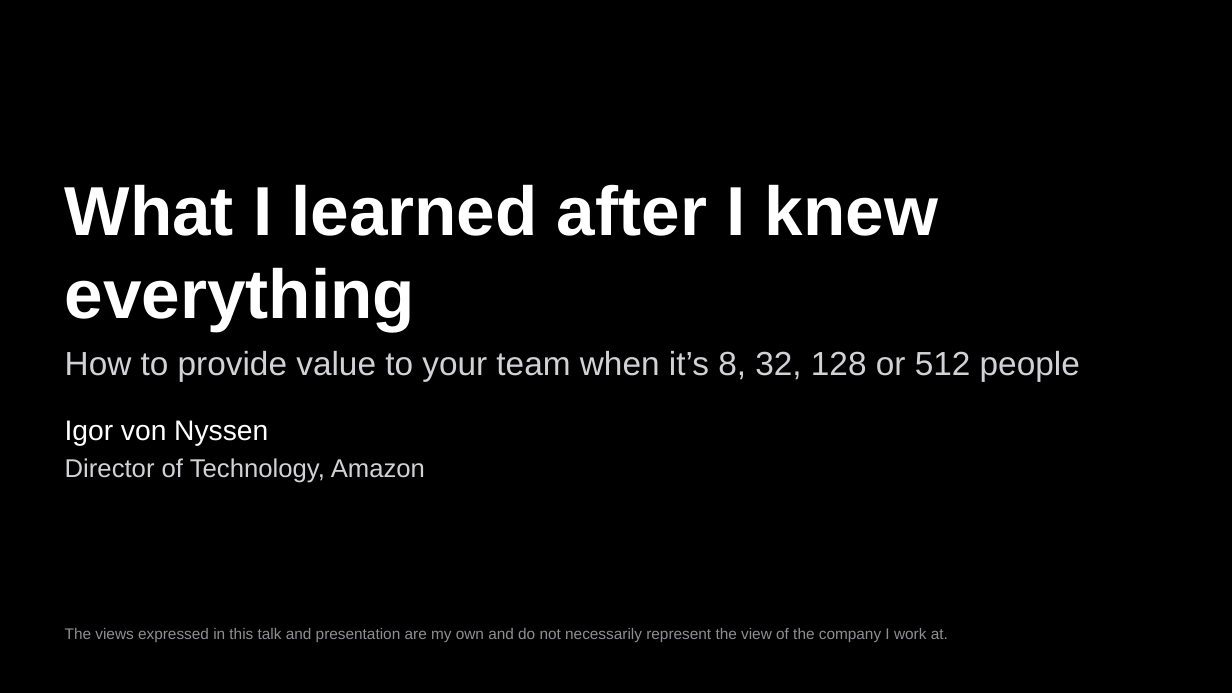
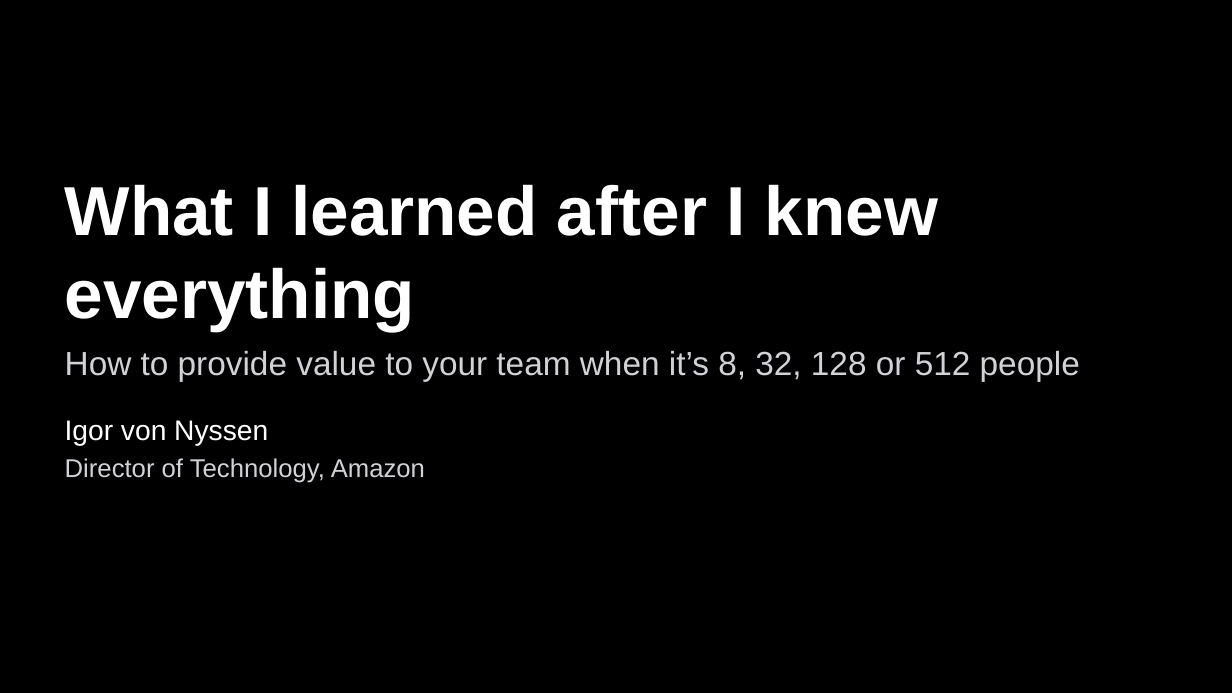
Before and after one commit to ivonnyssen/2026-0111, a slide deck: slide 1 of talk.pptx. Drawn at 1232x693 pixels with LibreOffice and Linux fonts; fonts in the diff are those of the drawing. Boxes give left, top, right and bottom in pixels: in the first picture for what was removed or moved away, otherwise in the second. Text is boxed around its words. In the diff, an @@ line names an element or a change of style, - is before the commit and + after.

```diff
--- a/talk.pptx
+++ b/talk.pptx
@@ text removed at (x1=65, y1=628, x2=948, y2=642) @@
-The views expressed in this talk and presentation are my own and do not necessarily represent the view of the company I work at.
```
Also in this commit, not shown: 10 other slides changed, 1 slide added, 1 slide removed, 35 other files.
